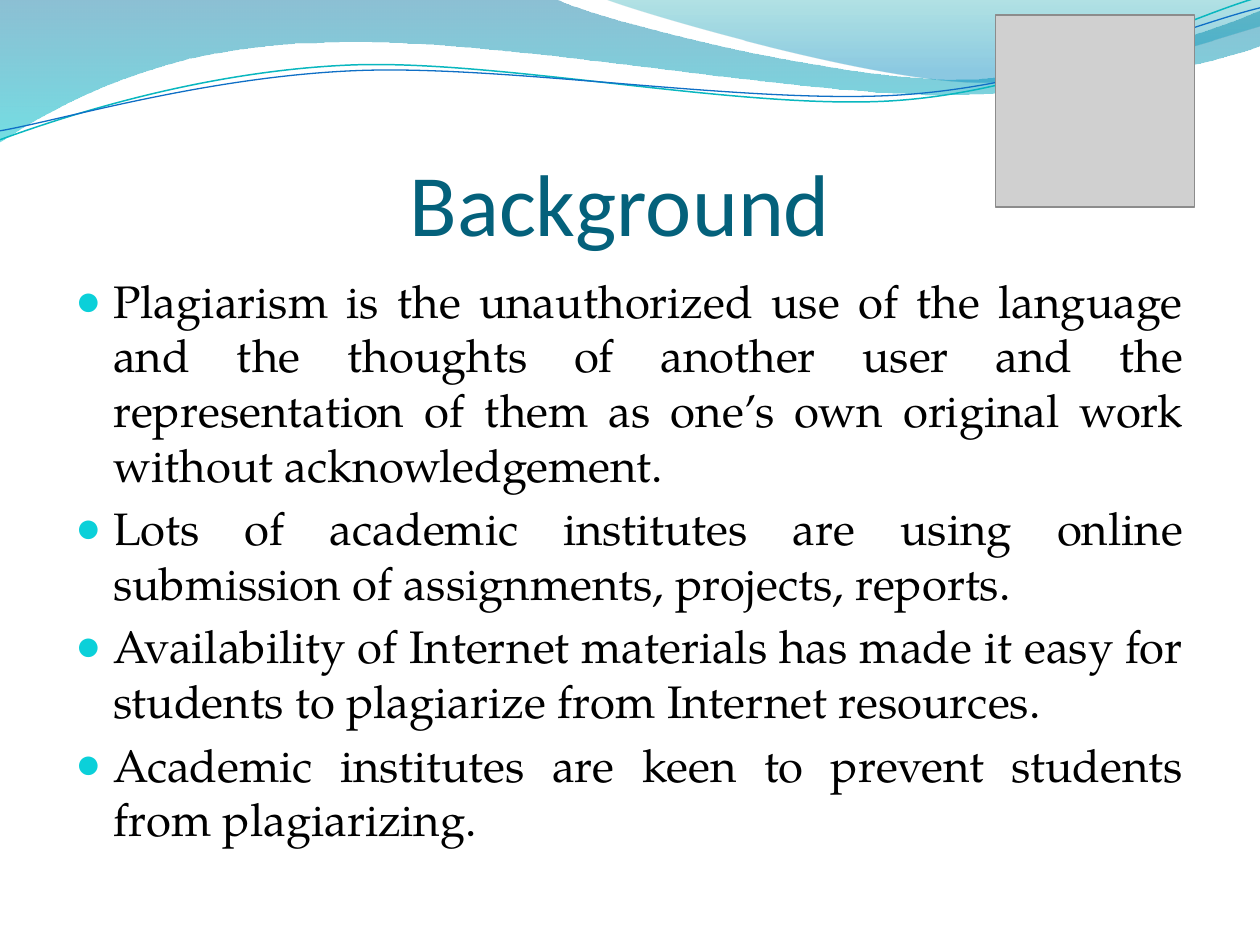
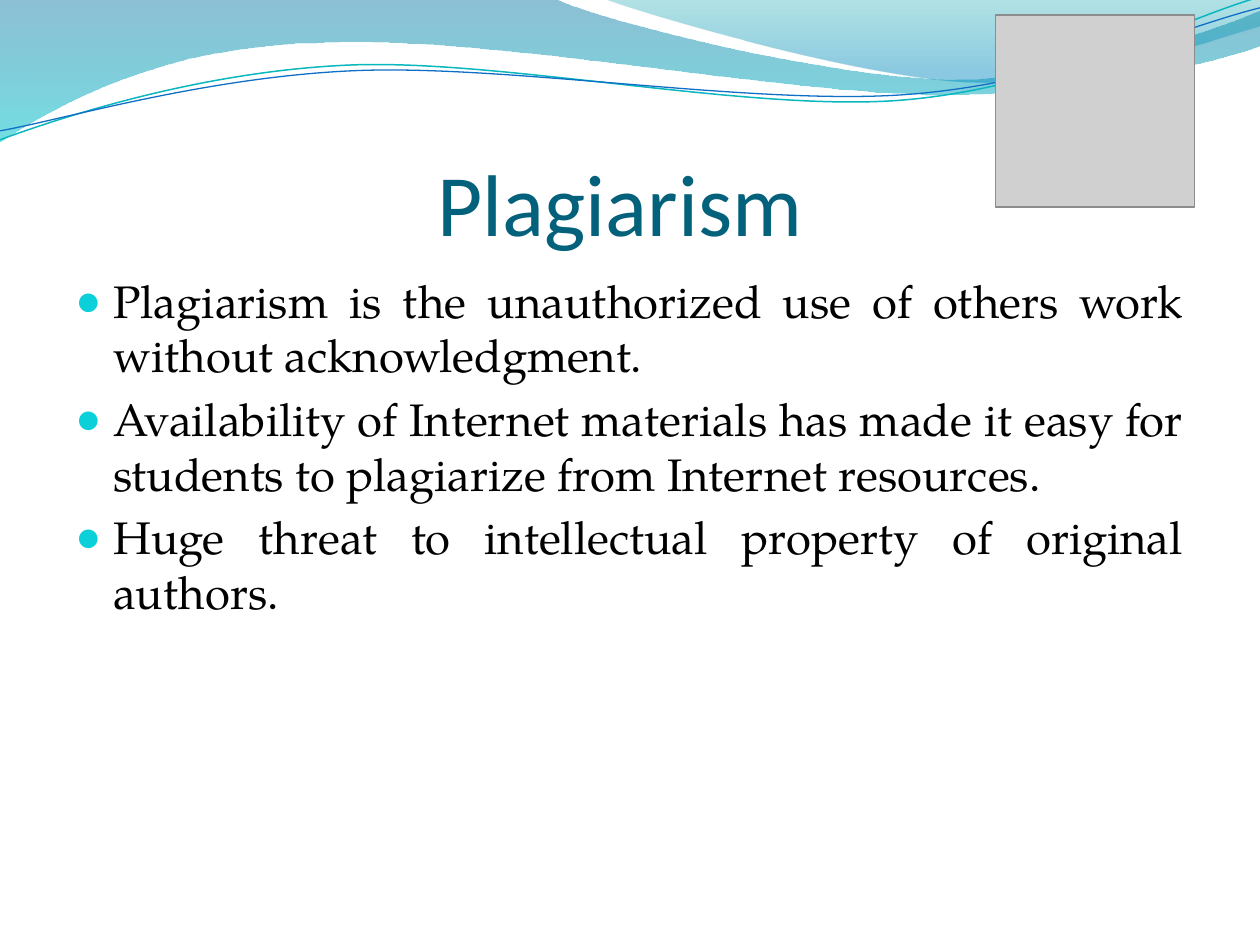
Before and after one commit to rohan501206/project-plagiabust, a slide deck: slide 4 of project docs/Final Presentation.pptx. Drawn at 1260x945 pixels with LibreOffice and Linux fonts; fonts in the diff are those of the drawing; grey boxes stand for pictures; background and template pictures are left out. Boxes give left, top, right and bottom in pixels: in the first picture for what was removed or moved away, otherwise in the second. Text is boxed around its words. In the diff, an @@ line names an element or a change of style, - is before the commit and + after.

```diff
--- a/project docs/Final Presentation.pptx
+++ b/project docs/Final Presentation.pptx
@@ title at (x1=437, y1=175, x2=802, y2=251): text changed @@
-Background
+Plagiarism
@@ text at (x1=113, y1=284, x2=1183, y2=385): text changed @@
-● Plagiarism is the unauthorized use of the language and the thoughts of another user and the representation of them as one’s own original work without acknowledgement.
-● Lots of academic institutes are using online submission of assignments, projects, reports.
+● Plagiarism is the unauthorized use of others work without acknowledgment.
@@ text at (x1=113, y1=520, x2=1183, y2=610): text changed @@
-● Academic institutes are keen to prevent students from plagiarizing.
+● Huge threat to intellectual property of original authors.
```
Also in this commit, not shown: 17 other slides changed, 8 slides added, 1 slide removed.
